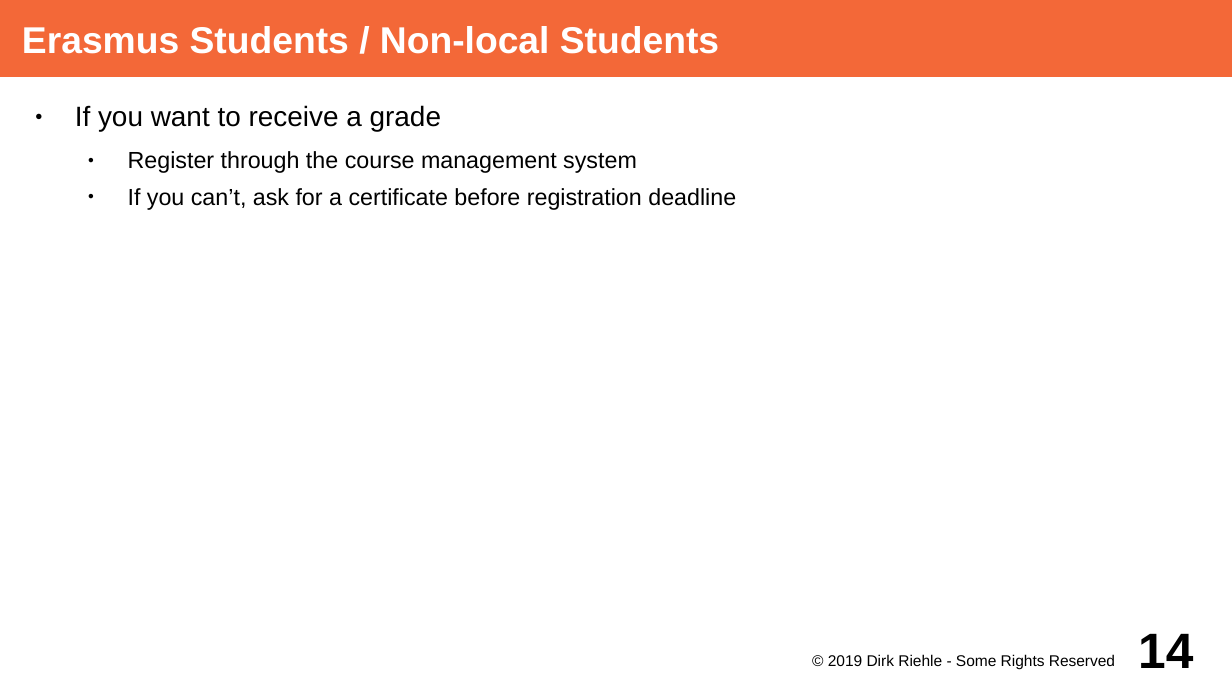
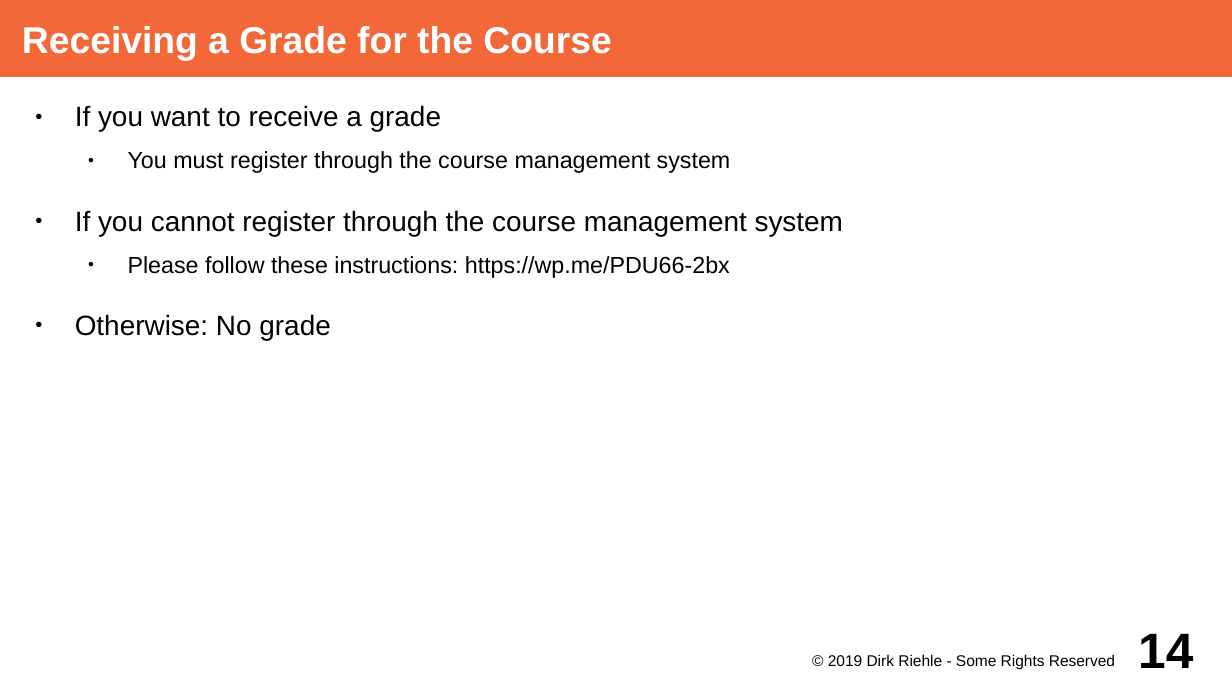
Before and after one commit to dirkriehle/adap-course, a slide deck: slide 14 of Lecture Slides/ADAP A01 - Course Introduction.odp. Drawn at 1232x693 pixels with LibreOffice and Linux fonts; fonts in the diff are those of the drawing. Boxes give left, top, right and bottom in pixels: in the first picture for what was removed or moved away, otherwise in the second. Text is boxed around its words. In the diff, an @@ line names an element or a change of style, - is before the commit and + after.

Commit message:
Added clarification on certificate requests.

```diff
--- a/Lecture Slides/ADAP A01 - Course Introduction.odp
+++ b/Lecture Slides/ADAP A01 - Course Introduction.odp
@@ title at (22, 26, 611, 61): text changed @@
-Erasmus Students / Non-local Students
+Receiving a Grade for the Course
@@ text at (75, 151, 843, 340): text changed @@
-  ● Register through the course management system
-  ● If you can’t, ask for a certificate before registration deadline
+  ● You must register through the course management system
+● If you cannot register through the course management system
+  ● Please follow these instructions: https://wp.me/PDU66-2bx
+● Otherwise: No grade
```
Also in this commit, not shown: 1 other file.
